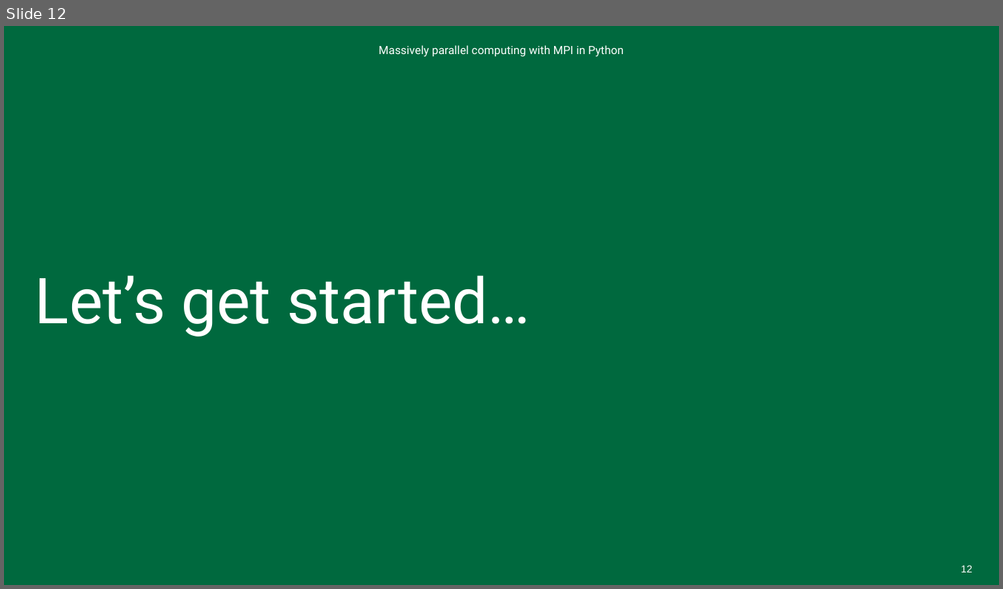
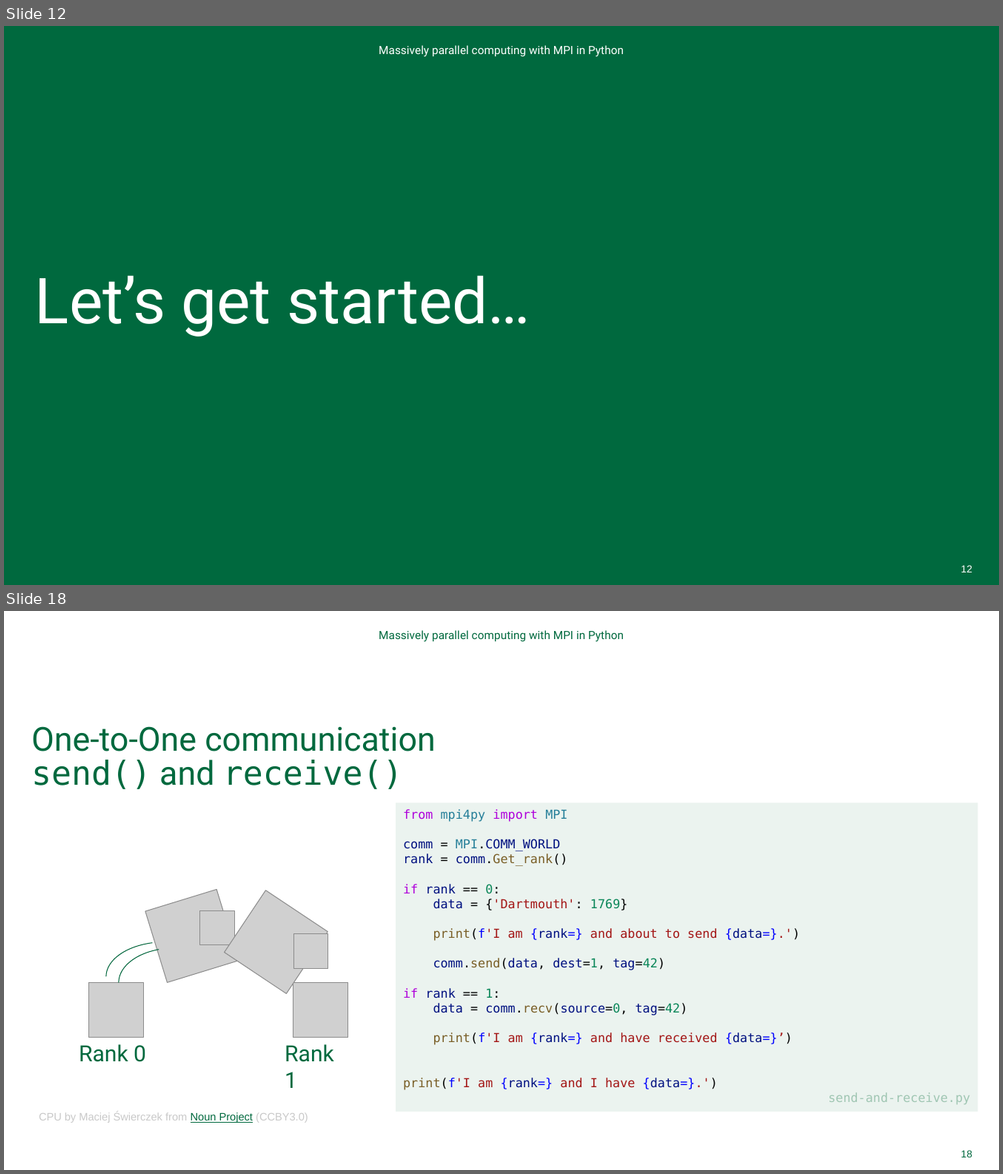
Before and after one commit to Dartmouth-Libraries/distributed-computing-with-python-and-mpi, a slide deck: ppt/Distributed-Computing-with-MPI.pptx. Shown one above the other, each under a label of ours: slide 12 before the commit, slides 12 and 18 after it; the slides between them are not shown. The pictures are 1003x589 and 1003x1174 pixels, drawn with LibreOffice and Linux fonts; fonts in the diff are those of the drawing; grey boxes stand for pictures; background and template pictures are left out. Boxes give left, top, right and bottom in pixels: in the first picture for what was removed or moved away, otherwise in the second. Text is boxed around its words. In the diff, an @@ line names an element or a change of style, - is before the commit and + after.

```diff
--- a/ppt/Distributed-Computing-with-MPI.pptx
+++ b/ppt/Distributed-Computing-with-MPI.pptx
@@ slide 18 added at box(4, 611, 999, 1170), background #FFFFFF @@
@@ text added at box(378, 630, 623, 642), 11 pt, text #00693E @@
+Massively parallel computing with MPI in Python
@@ title added at box(31, 726, 435, 789), 32 pt, text #00693E @@
+One-to-One communication
+send() and receive()
@@ rectangle added at box(395, 803, 978, 1112), fill #EBF3EF, 12 pt, text #001080 @@
+from mpi4py import MPI
+comm = MPI.COMM_WORLD
+rank = comm.Get_rank()
+if rank == 0:
+data = {'Dartmouth': 1769}
+print(f'I am {rank=} and about to send {data=}.')
+comm.send(data, dest=1, tag=42)
+if rank == 1:
+data = comm.recv(source=0, tag=42)
+print(f'I am {rank=} and have received {data=}’)
+print(f'I am {rank=} and I have {data=}.')
+send-and-receive.py
@@ picture added at box(145, 890, 239, 983) @@
@@ picture added at box(225, 891, 328, 994) @@
@@ picture added at box(200, 911, 235, 945) @@
@@ arc (boxed as its full ellipse) added at box(106, 943, 224, 1011), outline #00673D 0.75 pt @@
@@ picture added at box(293, 934, 328, 968) @@
@@ arc (boxed as its full ellipse) added at box(119, 948, 231, 1017), outline #00673D 0.75 pt @@
@@ picture added at box(89, 983, 145, 1038) @@
@@ picture added at box(293, 983, 348, 1038) @@
@@ text added at box(79, 1045, 146, 1062), 21.4 pt, text #00693E @@
+Rank 0
@@ text added at box(284, 1045, 334, 1088), 21.4 pt, text #00693E @@
+Rank 1
@@ text added at box(39, 1113, 308, 1123), 10.5 pt, text #C9C9C9 @@
+CPU by Maciej Świerczek from Noun Project (CCBY3.0)
@@ page number added at box(961, 1150, 972, 1158), 9.8 pt, text #00693E @@
+18
```
Also in this commit, not shown: 3 slides changed, 9 other slides added.
